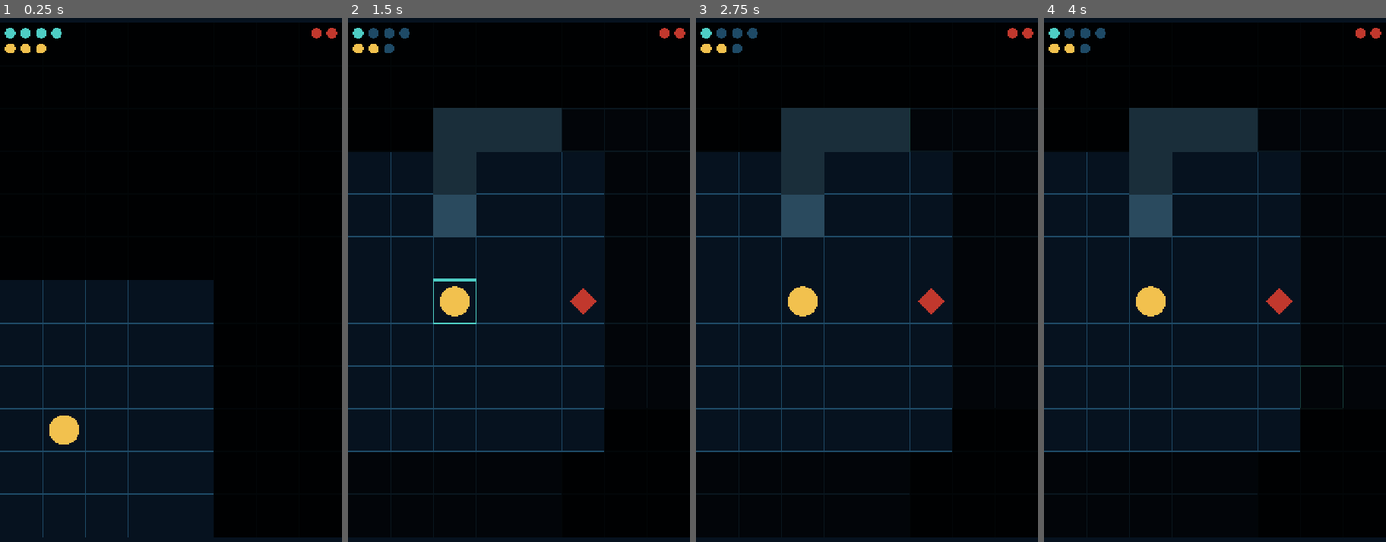
Above: before the commit, frames 1-4 (left to right).
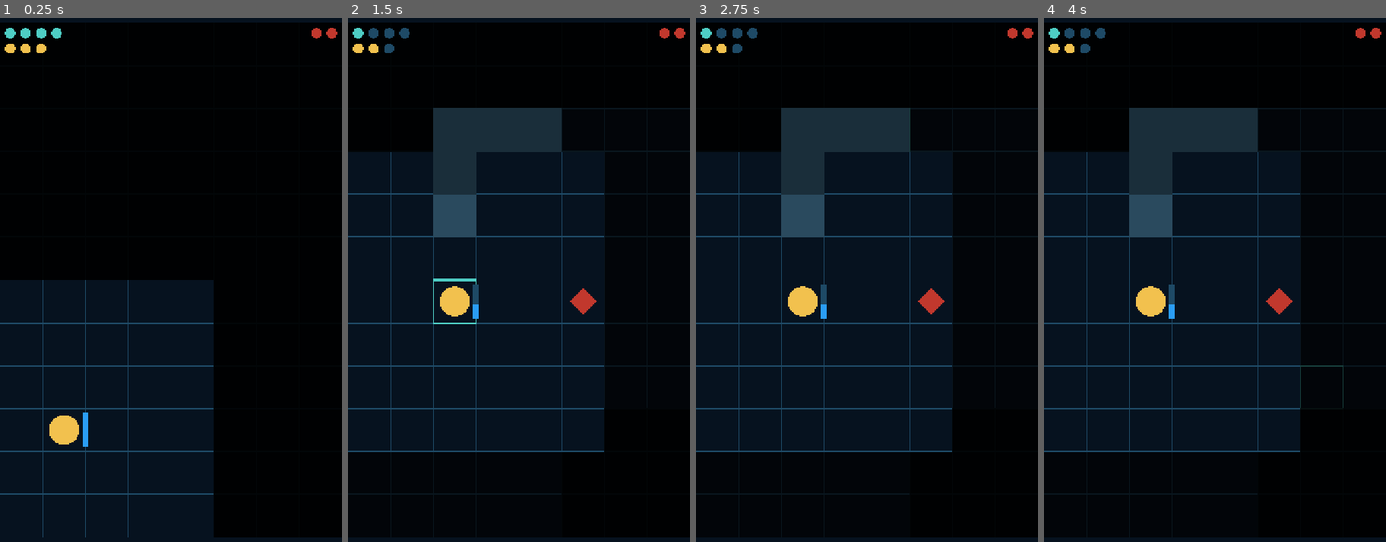
Above: after the commit, the same moments.

Repository: Vivelnow/abisal
Game: Godot game, scene res://abismo.tscn
The game is run twice, just before and just after one commit, with the same random seed, the same clock (stepped at 60 frames per second) and the same inputs.
Inputs (mouse positions are in pixels of both pictures, inside the frame that each line leads up to):
- Up to frame 1 (0.25 s): no input
- Up to frame 2 (1.5 s): tap Enter at 0.5 s; move the mouse to (594, 248) at 0.52 s; click (594, 248) at 0.67 s; tap Space at 1.25 s; move the mouse to (450, 311) at 1.27 s; click (450, 311) at 1.42 s
- Up to frame 3 (2.75 s): tap Enter at 2 s; move the mouse to (901, 143) at 2.02 s; click (901, 143) at 2.17 s
- Up to frame 4 (4 s): tap Space at 2.75 s; move the mouse to (1197, 400) at 2.77 s; click (1197, 400) at 2.92 s; tap Enter at 3.5 s; move the mouse to (1317, 369) at 3.52 s; click (1317, 369) at 3.67 s

The runs differ from the first frame. In frame 1, 0.1% of the frame differs, in the area x 24-26%, y 75-82%; in frame 2, 0.1%, in the area x 36-39%, y 50-58%; in frame 3, 0.1%; in frame 4, 0.1%.

Commit message:
H1.5: oxígeno individual por buzo, barra azul→rojo al 25%

Diff:
--- a/abismo.gd
+++ b/abismo.gd
@@ -21,6 +21,9 @@
 const COSTE_ATAQUE := 1
 const ALCANCE_ATAQUE := 1
 const RADIO_LUZ := 3
+const OXIGENO_MAX := 12
+const COLOR_OXIGENO_LLENO := Color("2a9df4")
+const COLOR_OXIGENO_BAJO  := Color("e63946")
 
 const PAREDES := [
 	Vector2i(2, 2), Vector2i(3, 2), Vector2i(4, 2),
@@ -88,6 +91,7 @@
 var vida_enemigo := VIDA_MAX_ENEMIGO
 var enemigo_vivo := true
 var puntos_accion := PUNTOS_ACCION_MAX
+var oxigeno := OXIGENO_MAX
 var celda_tocada := Vector2i(-1, -1)
 var lado := 0.0
 var origen := Vector2.ZERO
@@ -175,6 +179,7 @@
 				if distancia > 0 and distancia <= puntos_accion:
 					celda_buzo = celda
 					puntos_accion -= distancia
+					oxigeno = maxi(oxigeno - distancia, 0)
 					_actualizar_memoria()
 					if puntos_accion <= 0:
 						_turno_enemigo()
@@ -251,3 +256,18 @@
 		for i in VIDA_MAX_ENEMIGO:
 			var c_ve := origen + Vector2(lado * COLUMNAS - radio_pip * 3.0 * i - radio_pip * 2.0, radio_pip * 2.0)
 			draw_circle(c_ve, radio_pip, COLOR_ENEMIGO if i < vida_enemigo else COLOR_LINEA)
+			# Barra de oxígeno: vertical, a la derecha del buzo
+	var barra_ancho  := lado * 0.14
+	var barra_alto   := lado * 0.80
+	var barra_x      := centro.x + lado * 0.42
+	var barra_y      := centro.y - barra_alto / 2.0
+	# Fondo de la barra (vacío)
+	draw_rect(Rect2(Vector2(barra_x, barra_y), Vector2(barra_ancho, barra_alto)), COLOR_PIP_VACIO)
+	# Relleno proporcional al oxígeno que queda
+	var fraccion     := float(oxigeno) / float(OXIGENO_MAX)
+	var relleno_alto := barra_alto * fraccion
+	var color_o2     := COLOR_OXIGENO_BAJO if fraccion <= 0.25 else COLOR_OXIGENO_LLENO
+	draw_rect(
+		Rect2(Vector2(barra_x, barra_y + barra_alto - relleno_alto), Vector2(barra_ancho, relleno_alto)),
+		color_o2
+	)
